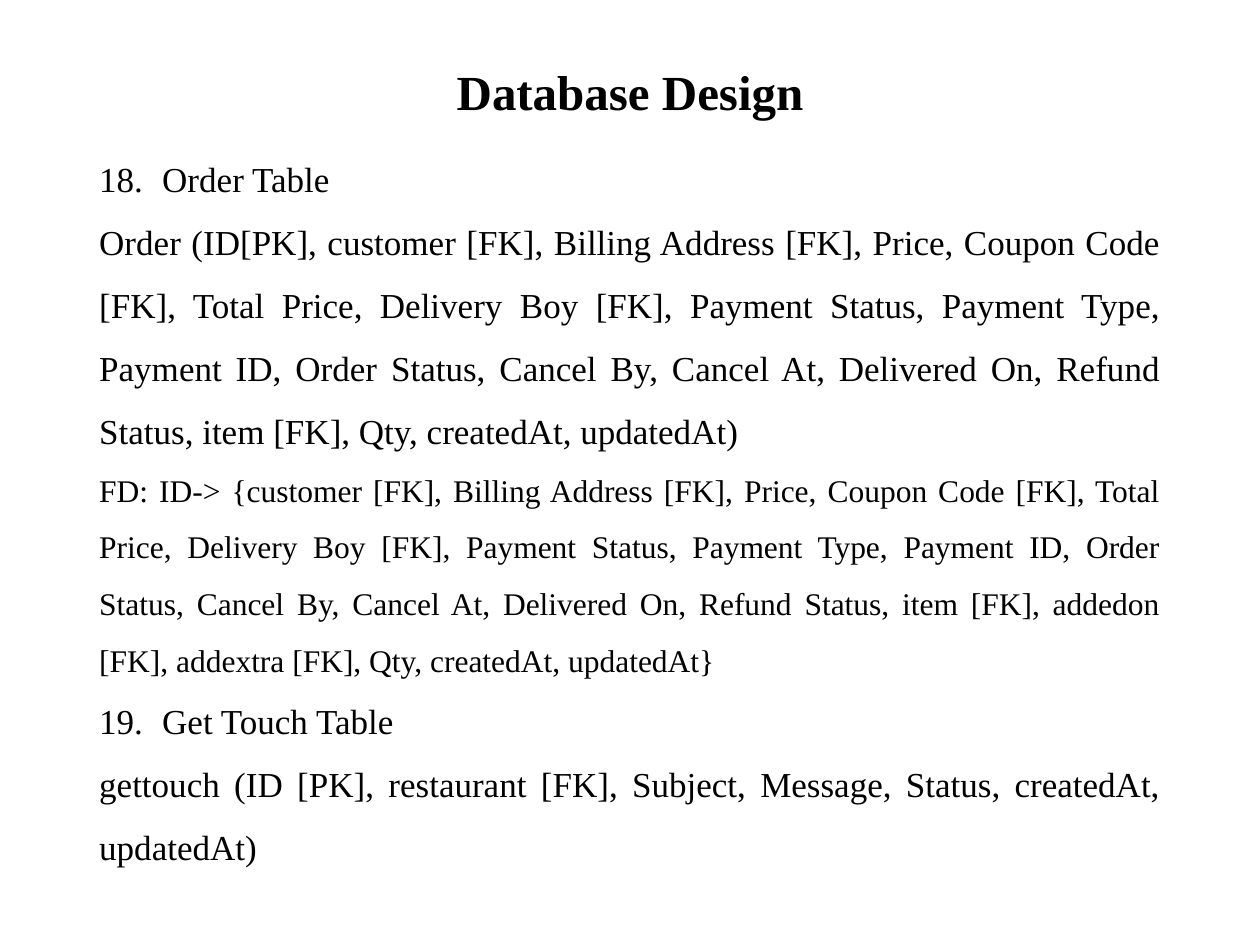
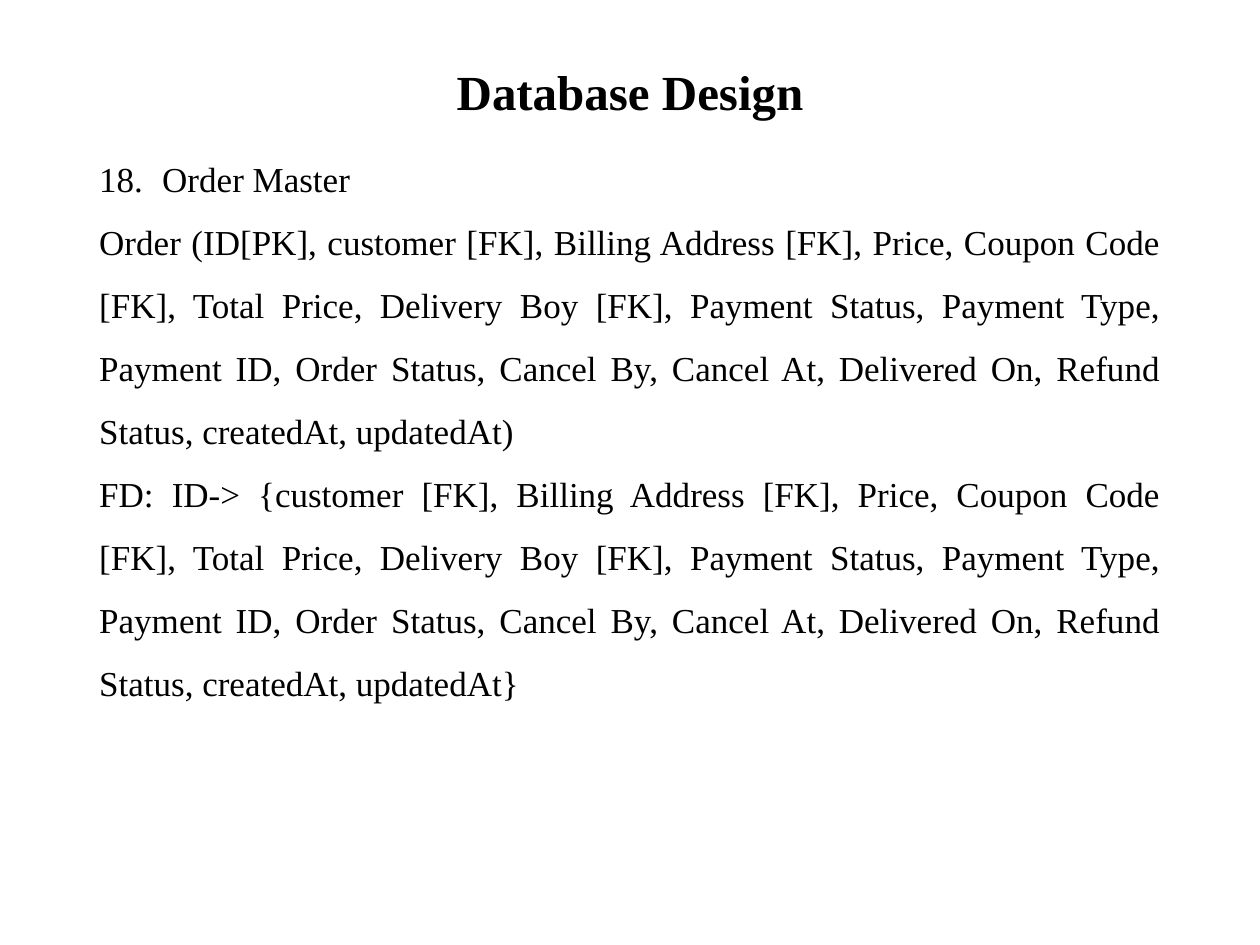
Before and after one commit to PatelMeet4744/Billy, a slide deck: slide 22 of Document/PPT/Billy.pptx. Drawn at 1260x945 pixels with LibreOffice and Linux fonts; fonts in the diff are those of the drawing. Boxes give left, top, right and bottom in pixels: in the first picture for what was removed or moved away, otherwise in the second. Text is boxed around its words. In the diff, an @@ line names an element or a change of style, - is before the commit and + after.

```diff
--- a/Document/PPT/Billy.pptx
+++ b/Document/PPT/Billy.pptx
@@ text at <box>99,167,1160,703</box>: text changed @@
-18. Order Table
-Order (ID[PK], customer [FK], Billing Address [FK], Price, Coupon Code [FK], Total Price, Delivery Boy [FK], Payment Status, Payment Type, Payment ID, Order Status, Cancel By, Cancel At, Delivered On, Refund Status, item [FK], Qty, createdAt, updatedAt)
-FD: ID-> {customer [FK], Billing Address [FK], Price, Coupon Code [FK], Total Price, Delivery Boy [FK], Payment Status, Payment Type, Payment ID, Order Status, Cancel By, Cancel At, Delivered On, Refund Status, item [FK], addedon [FK], addextra [FK], Qty, createdAt, updatedAt}
-19. Get Touch Table
-gettouch (ID [PK], restaurant [FK], Subject, Message, Status, createdAt, updatedAt)
+18. Order Master
+Order (ID[PK], customer [FK], Billing Address [FK], Price, Coupon Code [FK], Total Price, Delivery Boy [FK], Payment Status, Payment Type, Payment ID, Order Status, Cancel By, Cancel At, Delivered On, Refund Status, createdAt, updatedAt)
+FD: ID-> {customer [FK], Billing Address [FK], Price, Coupon Code [FK], Total Price, Delivery Boy [FK], Payment Status, Payment Type, Payment ID, Order Status, Cancel By, Cancel At, Delivered On, Refund Status, createdAt, updatedAt}
```
Also in this commit, not shown: 6 other slides changed, 1 slide added.
